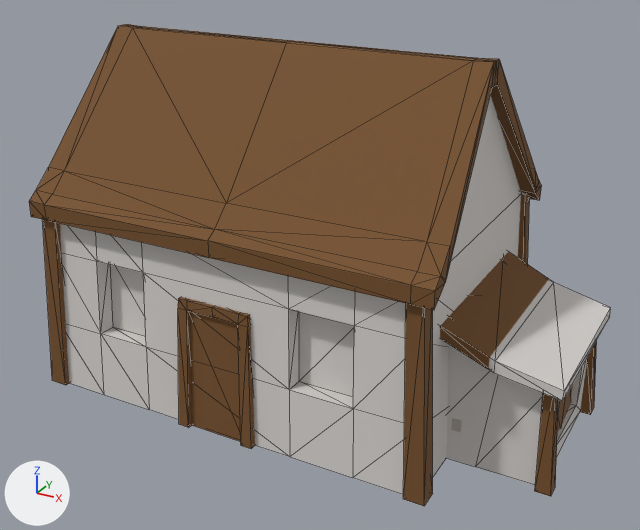
One commit to the FBX model Unity Project/Assets/Models 3D/Props/Casa1.FBX: the scene before it, then after it.
Rendered twice from a 50 mm camera at (1.34, -2.25, 1.53) aimed at (0.13, -0.06, 0.44). Lighting does not change. The marker at lower left points along +X, +Y and +Z. Mesh edges are drawn as thin lines. Where no turn or scale is listed for an object, it has been applied to the vertices. Vertices at the same position are counted once.
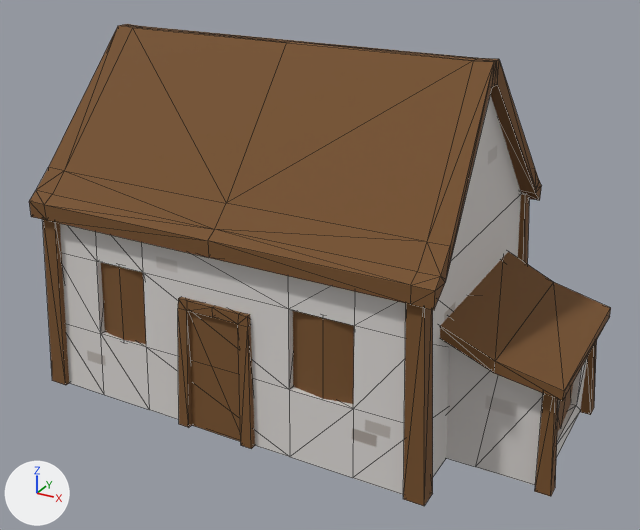
The change in detail:
me_mesh is used by ob_box006; location (0.0, 0.02, 1.074).
Verts and faces of me_mesh; kept vertices keep their numbers, new ones are numbered from 241.
me_mesh had 241 vertices, 392 faces and spanned x -0.67..0.95, y -0.47..0.44, z -1.07..0.02.
me_mesh now has 253 vertices, 396 faces and spans x -0.67..0.95, y -0.47..0.44, z -1.07..0.02.
Part 1, on me_mesh:
New vertex 241 is at (-0.25, -0.42, -0.87).
New vertex 242 is at (-0.36, -0.44, -0.87), pixel (124, 343).
New vertex 243 is at (-0.48, -0.42, -0.87).
New vertex 244 is at (0.44, -0.42, -0.87).
New vertex 245 is at (0.23, -0.42, -0.87).
New vertices 246 to 250 stand at vertices 241 to 245, in that order, plus (0.0, 0.01, 0.27).
New vertex 251 is at (0.34, -0.44, -0.87).
New vertex 252 is at (0.33, -0.43, -0.6), pixel (323, 315).
New faces: (241, 246, 247, 242), (242, 247, 248, 243), (244, 249, 252, 251), (245, 251, 252, 250).
me_mesh part 2: 386 kept faces spanning x -0.67..0.95, y -0.47..0.44, z -1.07..0.02 get new texture (UV) coordinates.

Changed parts and their boxes [x1, y1, x2, y2] in the pictures (640 x 530 px):
part 1 of me_mesh, added (brown)
    after: [101, 262, 354, 404]
part 2 of me_mesh, surface changed (grey to brown)
    both: [85, 146, 611, 449]
